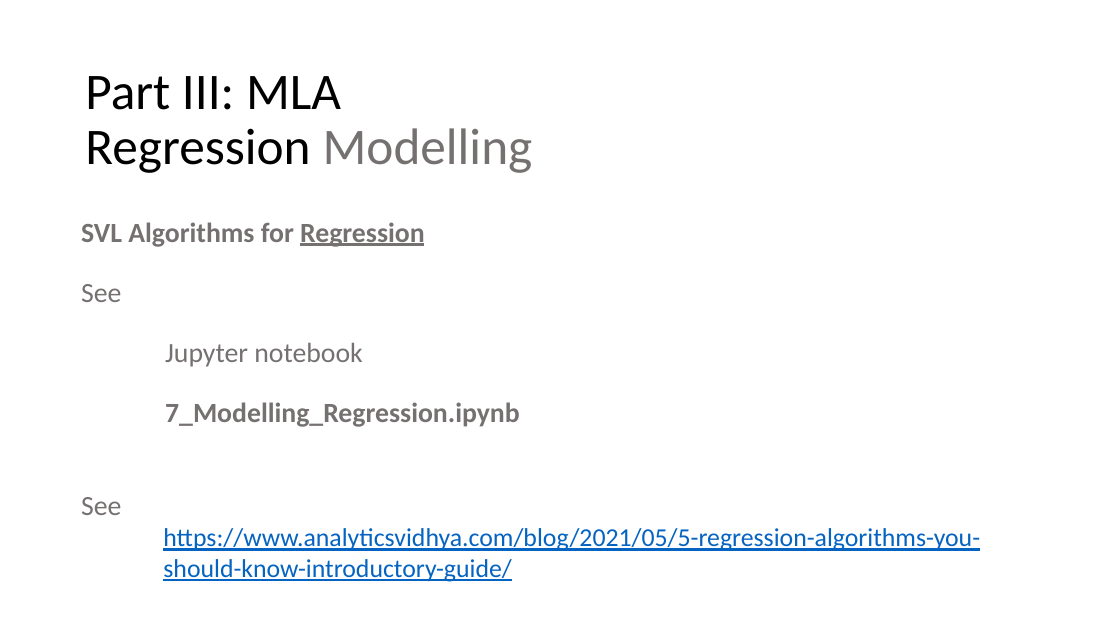
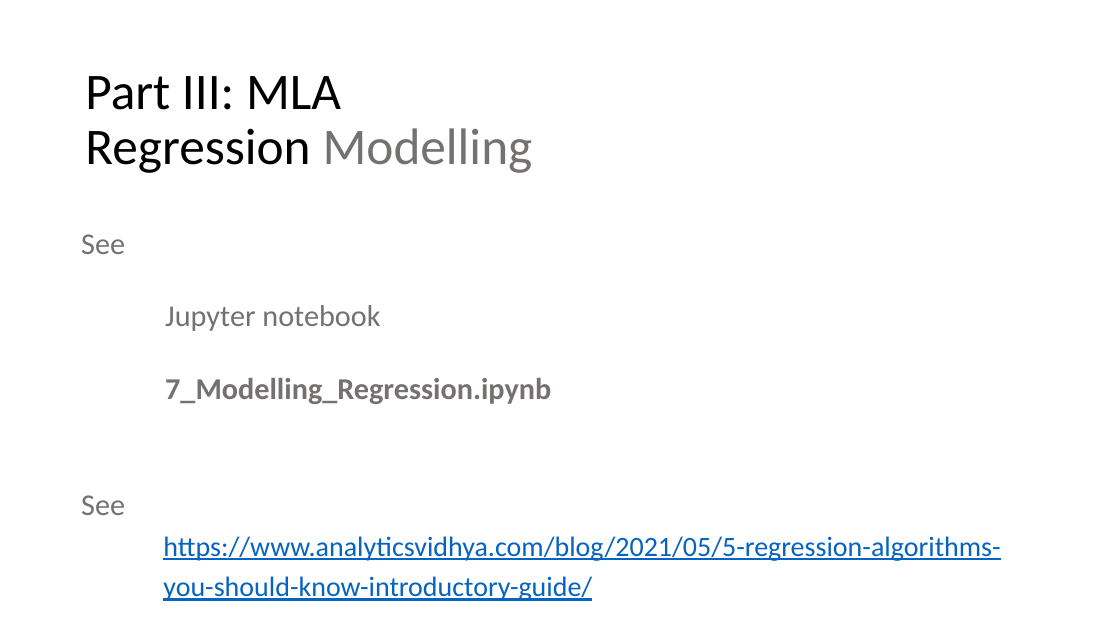
Before and after one commit to luferIPCA/MIA-MLA-25-26, a slide deck: slide 31 of Slides/5 - MIA - MLA -II - Regression.ppsx (slide 24 before the commit). Drawn at 1120x630 pixels with LibreOffice and Linux fonts; fonts in the diff are those of the drawing. Boxes give left, top, right and bottom in pixels: in the first picture for what was removed or moved away, otherwise in the second. Text is boxed around its words. In the diff, an @@ line names an element or a change of style, - is before the commit and + after.

```diff
--- a/Slides/5 - MIA - MLA -II - Regression.ppsx
+++ b/Slides/5 - MIA - MLA -II - Regression.ppsx
@@ text "See" at (81,234,1000,601): size 23.8 to 25.9 pt in "See", "Jupyter notebook", "7_Modelling_Regression.ipynb", "See"; size 22.1 to 24.1 pt in "https://www.analyticsvidhya.com/blog/2021/05/5-regression-al ..."; line spacing 1.8 to 2; line spacing 1 to 1.2 @@
@@ text at (81,222,425,247): paragraph removed @@
-SVL Algorithms for Regression
```
Also in this commit, not shown: 10 other slides changed, 7 slides added.
